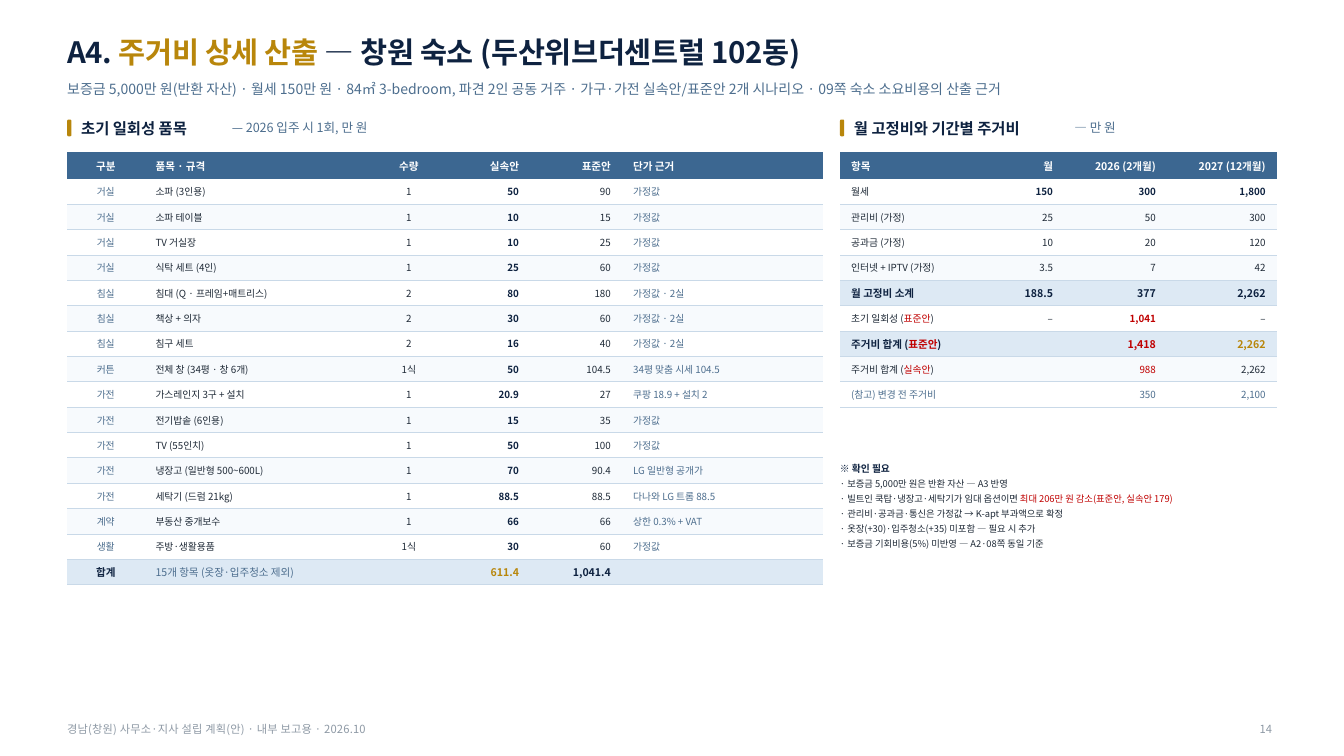
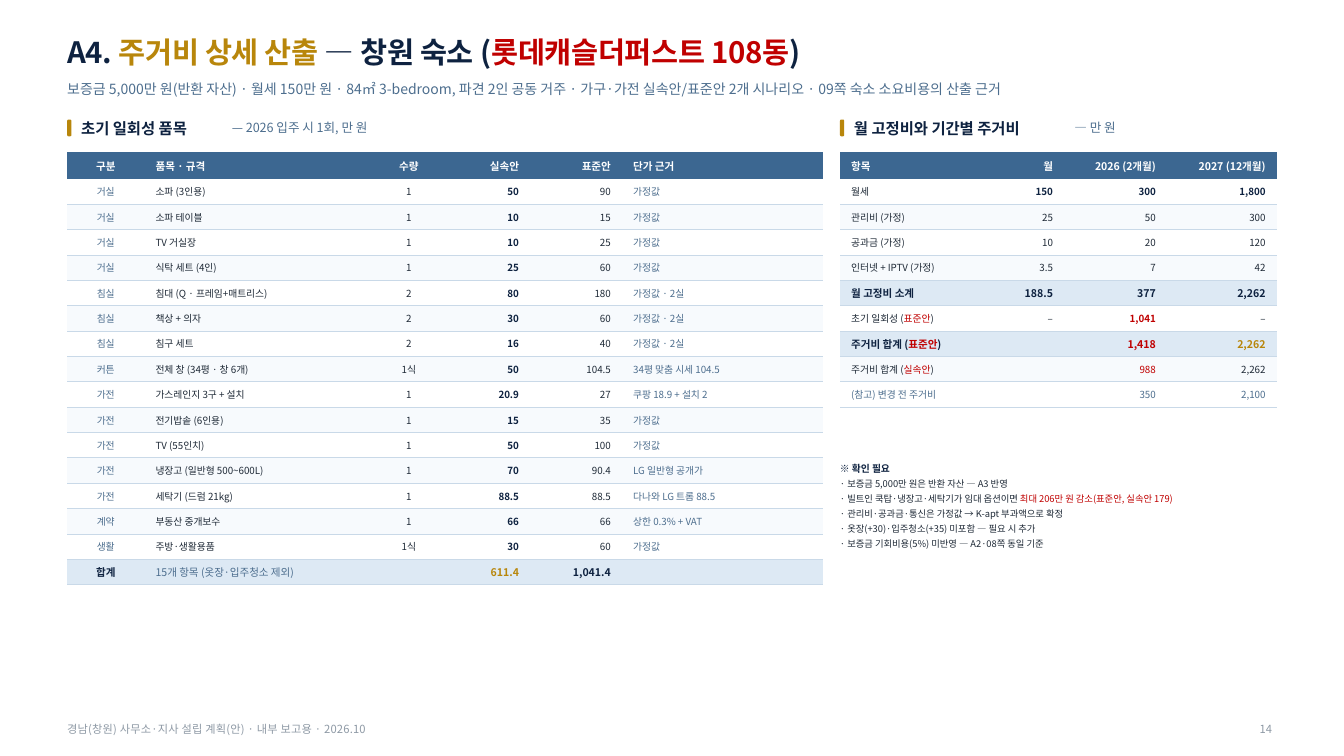
Before and after one commit to Jacob-Yeom/claude, a slide deck: slide 16 of output/gyeongnam_branch_plan_v11_marked.pptx. Drawn at 1344x756 pixels with LibreOffice and Linux fonts; fonts in the diff are those of the drawing. Boxes give left, top, right and bottom in pixels: in the first picture for what was removed or moved away, otherwise in the second. Text is boxed around its words. In the diff, an @@ line names an element or a change of style, - is before the commit and + after.

```diff
--- a/output/gyeongnam_branch_plan_v11_marked.pptx
+++ b/output/gyeongnam_branch_plan_v11_marked.pptx
@@ text at [67,38,801,69]: text changed; text colour #0E2240 to #C00000 @@
-A4. 주거비 상세 산출 — 창원 숙소 (두산위브더센트럴 102동)
+A4. 주거비 상세 산출 — 창원 숙소 (롯데캐슬더퍼스트 108동)
```
Also in this commit, not shown: 2 other slides changed, 4 other files.
